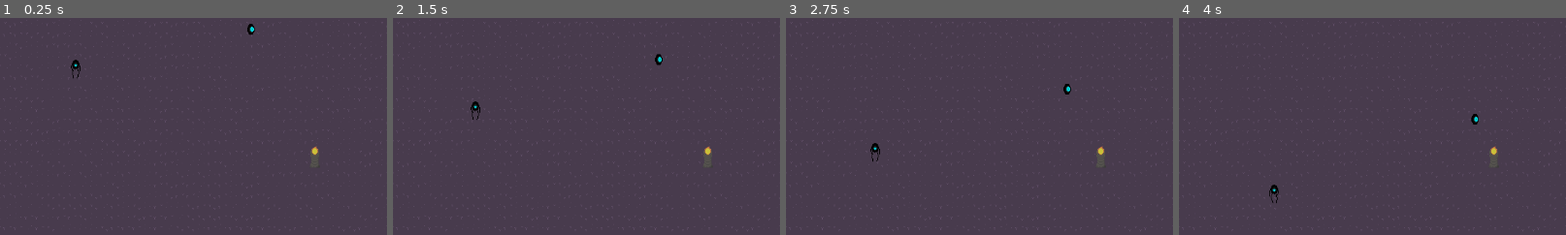
Above: before the commit, frames 1-4 (left to right).
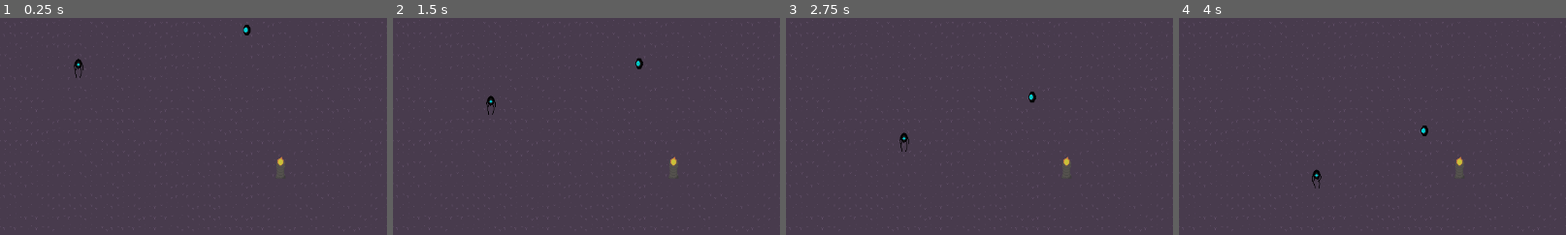
Above: after the commit, the same moments.

Repository: sushitoad/tower-defense-prototype
Game: Godot game, scene res://scenes/test_scene.tscn
Same seed, same stepped clock (60 frames per second), same inputs: the game is played once before the commit and once after it.
Inputs:
- Up to frame 1 (0.25 s): no input
- Up to frame 2 (1.5 s): click "basic tower" at 0.5 s; click "charge tower" at 1.25 s
- Up to frame 3 (2.75 s): click "basic tower" at 2 s
- Up to frame 4 (4 s): click "charge tower" at 2.75 s; click "basic tower" at 3.5 s
The pictures show only the part of the screen within x 21-70%, y 0-50%; the shares and areas given below are measured in that part.

The runs differ from the first frame. In frame 1, 0.4% of the frame differs, in the area x 18-83%, y 2-69%; in frame 2, 0.5%, in the area x 20-83%, y 16-69%; in frame 3, 0.5%; in frame 4, 0.5%.

Commit message:
started bullet

Diff:
--- /dev/null
+++ b/scenes/bullet.tscn
@@ -0,0 +1,21 @@
+[gd_scene load_steps=5 format=3 uid="uid://bnbgnfjyhxgar"]
+
+[ext_resource type="Texture2D" uid="uid://c88a7lb4fyl3k" path="res://art/bullet proto 1.png" id="1_mkf8s"]
+[ext_resource type="Script" uid="uid://5vq2cqrqx11x" path="res://scripts/bullet.gd" id="1_y25gk"]
+
+[sub_resource type="AtlasTexture" id="AtlasTexture_y25gk"]
+atlas = ExtResource("1_mkf8s")
+region = Rect2(7, 6, 2, 2)
+
+[sub_resource type="CircleShape2D" id="CircleShape2D_l5glv"]
+radius = 1.41421
+
+[node name="Bullet" type="RigidBody2D"]
+gravity_scale = 0.0
+script = ExtResource("1_y25gk")
+
+[node name="Sprite2D" type="Sprite2D" parent="."]
+texture = SubResource("AtlasTexture_y25gk")
+
+[node name="CollisionShape2D" type="CollisionShape2D" parent="."]
+shape = SubResource("CircleShape2D_l5glv")
--- a/scenes/proto_tower.tscn
+++ b/scenes/proto_tower.tscn
@@ -18,6 +18,8 @@
 [node name="CollisionShape2D" type="CollisionShape2D" parent="Area2D"]
 shape = SubResource("CircleShape2D_c7lry")
 
+[node name="AttackTimer" type="Timer" parent="Area2D"]
+
 [node name="CollisionShape2D" type="CollisionShape2D" parent="."]
 position = Vector2(-1, 12)
 shape = SubResource("CircleShape2D_m4352")
--- a/scenes/test_scene.tscn
+++ b/scenes/test_scene.tscn
@@ -44,10 +44,9 @@
 
 [node name="TheHeartfire" parent="." instance=ExtResource("4_7ddre")]
 position = Vector2(598, 531)
-allure = 0.0
 
 [node name="ProtoTower" parent="." instance=ExtResource("7_rnaij")]
-position = Vector2(705, 207)
+position = Vector2(654, 223)
 
 [node name="ChargeTower" parent="." instance=ExtResource("8_h3xc6")]
 position = Vector2(392, 345)
--- a/scripts/basic_tower.gd
+++ b/scripts/basic_tower.gd
@@ -1,7 +1,5 @@
 extends Area2D
 
-#if it doesn't have a target and something enters area
-#that becomes its target
 #attacks the target by sending little bullets?
 
 @export var attackSpeed: float = 1
@@ -24,12 +22,20 @@
 				if position.distance_to(enemy.position) < position.distance_to(closestEnemy.position):
 					closestEnemy = enemy
 			currentTarget = closestEnemy
-	print(currentTarget)
+	#print(currentTarget)
 
 func _on_body_exited(body: Node2D) -> void:
 	if currentTarget == body:
 		currentTarget = null
+	enemiesInRange.remove_at(enemiesInRange.find(body))
+	#if body is a bullet that is also a child of this delete the bullet
 
 func _on_body_entered(body: Node2D) -> void:
 	if body.is_in_group("enemy"):
 		enemiesInRange.append(body)
+
+func SpawnBullet():
+	pass
+	#instantiate a bullet
+	#give the bullet a target
+	#bullet will have its own script that propels it toward the target
--- /dev/null
+++ b/scripts/bullet.gd
@@ -0,0 +1,8 @@
+extends RigidBody2D
+
+var speed: float = 100
+var damage: int = 10
+var target: Node2D = null
+
+func _physics_process(delta: float) -> void:
+	linear_velocity = position.direction_to(target.position) * speed
Binary file added: Aseprite files/bullet proto 1.aseprite
Binary file added: art/bullet proto 1.png
Not shown, added: art/bullet proto 1.png.import
Not shown, added: scripts/bullet.gd.uid
